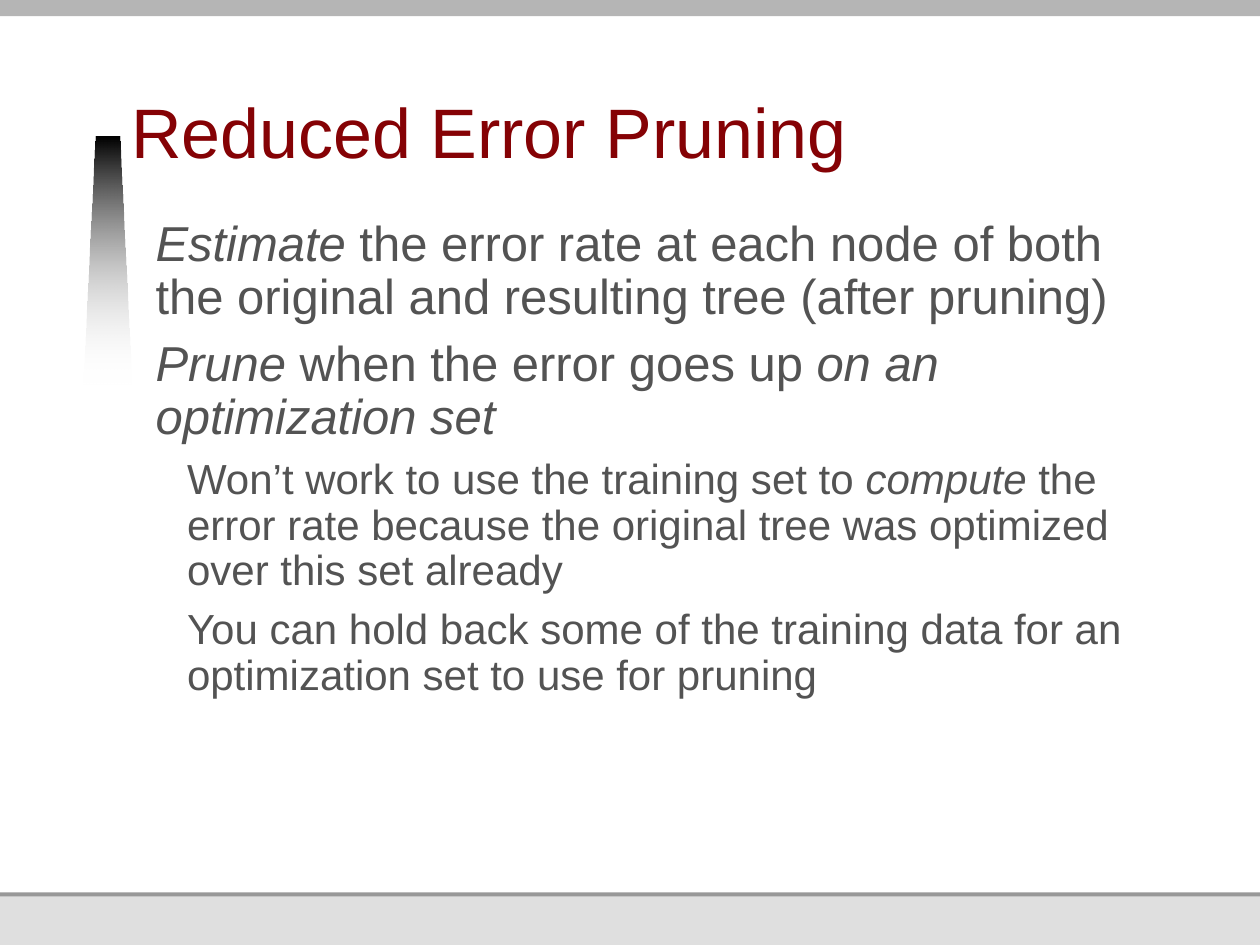
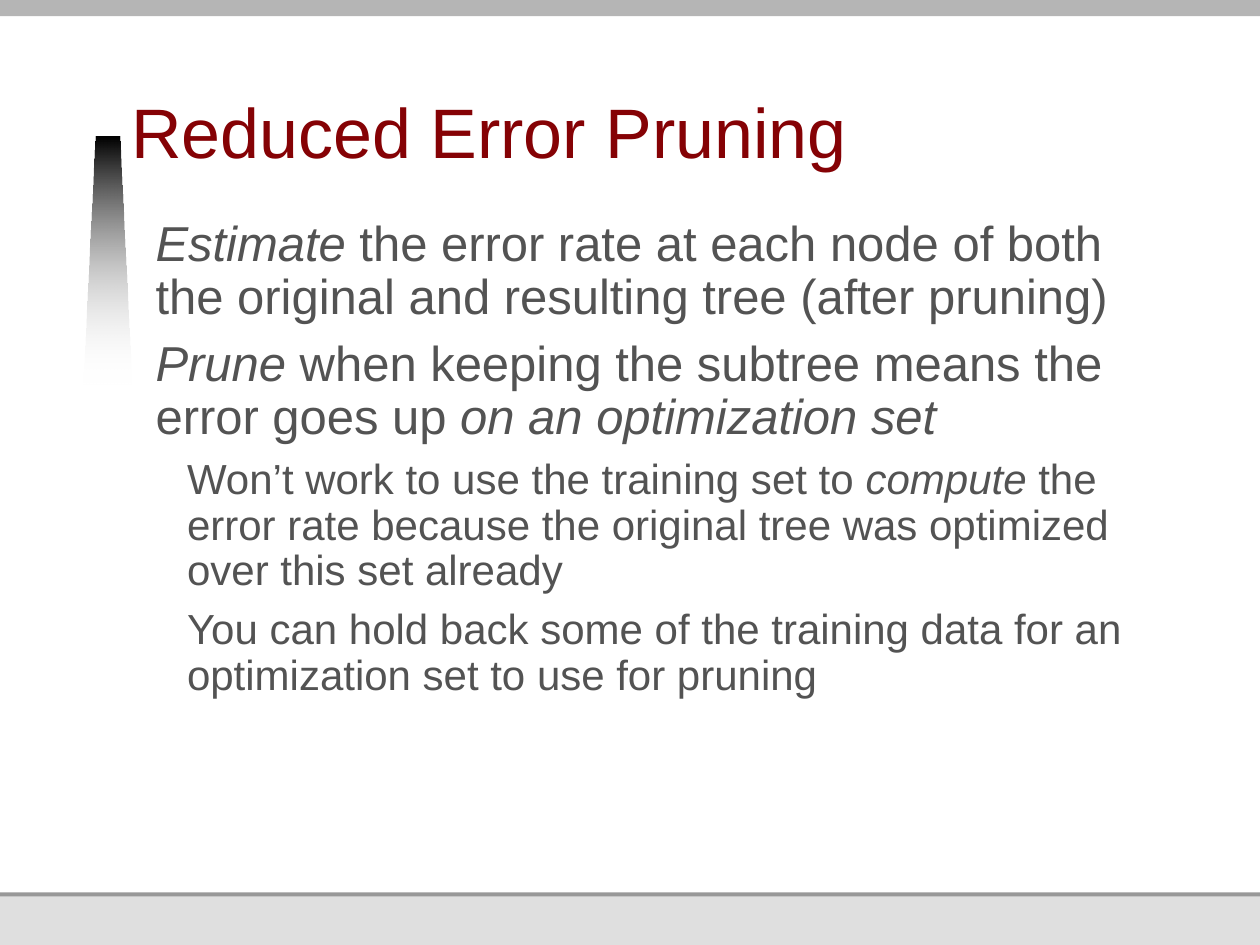
Before and after one commit to jmankoff/data, a slide deck: slide 24 of Lectures/11 Machine Learning II Naive Bayes and Decision Trees.pptx. Drawn at 1260x945 pixels with LibreOffice and Linux fonts; fonts in the diff are those of the drawing; background and template pictures are left out. Boxes give left, top, right and bottom in pixels: in the first picture for what was removed or moved away, otherwise in the second. Text is boxed around its words. In the diff, an @@ line names an element or a change of style, - is before the commit and + after.

Commit message:
Updated versions of slides

```diff
--- a/Lectures/11 Machine Learning II Naive Bayes and Decision Trees.pptx
+++ b/Lectures/11 Machine Learning II Naive Bayes and Decision Trees.pptx
@@ text at <box>156,345,1102,444</box>: text changed; italic off @@
-Prune when the error goes up on an optimization set
+Prune when keeping the subtree means the error goes up on an optimization set
```
Also in this commit, not shown: 1 other slide changed, 2 other files.
